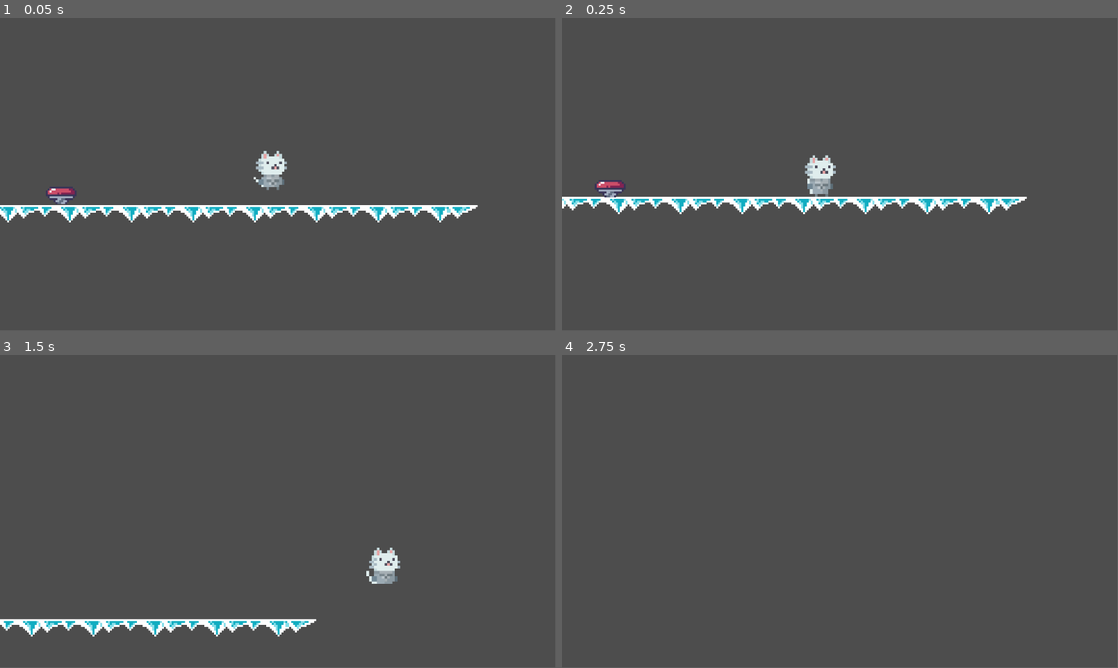
Above: before the commit, frames 1-4 (two rows, left to right).
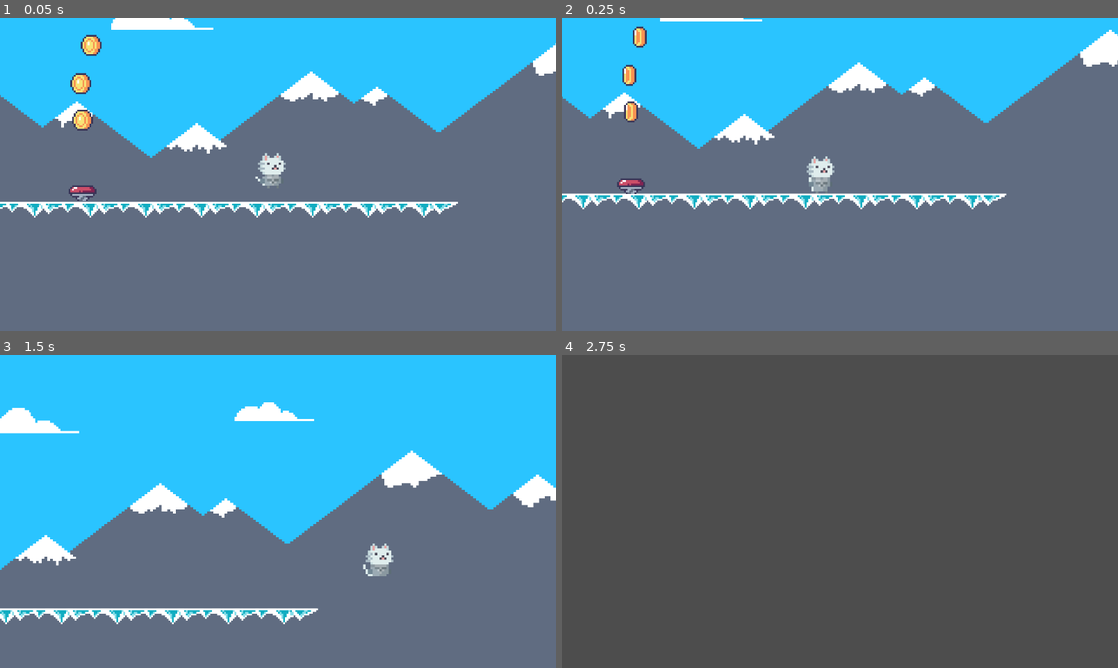
Above: after the commit, the same moments.

Repository: Adri-Bagas/GAME-GODOT-ACTION-PLATFORMER
Game: Godot game, scene res://SCENE/test_scene.tscn
Two runs of this game, one before a commit and one after it. Both use one fixed random seed, a clock stepped at 60 frames per second and the inputs below.
Inputs:
- Up to frame 1 (0.05 s): no input
- Up to frame 2 (0.25 s): no input
- Up to frame 3 (1.5 s): tap Enter (ui_accept) at 0.5, 0.6, 0.77, 1.07 s; hold D (TRADRIGHT) from 0.53 s (still down); tap J (ATTACK) at 1.35 s
- Up to frame 4 (2.75 s): tap Enter (ui_accept) at 1.52, 1.55, 1.82, 2.3 s; release D (TRADRIGHT) at 2.03 s; hold A (TRADLEFT) from 2.03 s (still down); tap Shift (SPRINT) at 2.1 s
In our replay, the window is 799x449 before the commit and 800x450 after it. These sizes can differ from the game's own. Grey fills any space a smaller window leaves; there, only what the larger window draws over its background counts as a difference.

The runs differ from the first frame. In frame 1, 99% of the frame differs, in the area x 0-100%, y 0-100%; in frame 2, 99%; in frame 3, 99%; in frame 4, only the window size differs.

Commit message:
background and fixes

Diff:
--- /dev/null
+++ b/BACKGROUND/background.tscn
@@ -0,0 +1,536 @@
+[gd_scene load_steps=3 format=3 uid="uid://bd5h7dgh8wa2a"]
+
+[ext_resource type="Texture2D" uid="uid://jj086c3kib1t" path="res://Rocky Roads/Backgrounds/mountains_a.png" id="1_0qt1p"]
+[ext_resource type="Texture2D" uid="uid://bq7u1pf5gkv1r" path="res://Rocky Roads/Deco/clouds.png" id="1_ycy6u"]
+
+[node name="ParallaxBackground" type="ParallaxBackground"]
+follow_viewport_enabled = true
+follow_viewport_scale = 0.6
+scroll_limit_end = Vector2(10000, 0)
+
+[node name="SKY" type="ParallaxLayer" parent="."]
+motion_scale = Vector2(0.6, 0.6)
+
+[node name="ColorRect" type="ColorRect" parent="SKY"]
+offset_left = -2100.0
+offset_top = -967.0
+offset_right = 6317.0
+offset_bottom = 40.0
+color = Color(0.164706, 0.768627, 1, 1)
+
+[node name="Cloud1" type="Sprite2D" parent="SKY"]
+position = Vector2(378.667, -131.667)
+scale = Vector2(2, 2)
+texture = ExtResource("1_ycy6u")
+vframes = 3
+
+[node name="Cloud2" type="Sprite2D" parent="SKY"]
+position = Vector2(185.333, -170)
+scale = Vector2(2, 2)
+texture = ExtResource("1_ycy6u")
+vframes = 3
+frame = 1
+
+[node name="Cloud3" type="Sprite2D" parent="SKY"]
+position = Vector2(612, -143.334)
+scale = Vector2(2, 2)
+texture = ExtResource("1_ycy6u")
+vframes = 3
+frame = 1
+
+[node name="Cloud4" type="Sprite2D" parent="SKY"]
+position = Vector2(3.6665, -98.3335)
+scale = Vector2(2, 2)
+texture = ExtResource("1_ycy6u")
+vframes = 3
+frame = 2
+
+[node name="Cloud5" type="Sprite2D" parent="SKY"]
+position = Vector2(-109.667, -170)
+scale = Vector2(2, 2)
+texture = ExtResource("1_ycy6u")
+vframes = 3
+
+[node name="Cloud6" type="Sprite2D" parent="SKY"]
+position = Vector2(1330.67, -177)
+scale = Vector2(2, 2)
+texture = ExtResource("1_ycy6u")
+vframes = 3
+
+[node name="Cloud7" type="Sprite2D" parent="SKY"]
+position = Vector2(1137.33, -215.334)
+scale = Vector2(2, 2)
+texture = ExtResource("1_ycy6u")
+vframes = 3
+frame = 2
+
+[node name="Cloud8" type="Sprite2D" parent="SKY"]
+position = Vector2(1564, -188.667)
+scale = Vector2(2, 2)
+texture = ExtResource("1_ycy6u")
+vframes = 3
+frame = 1
+
+[node name="Cloud9" type="Sprite2D" parent="SKY"]
+position = Vector2(955.666, -143.667)
+scale = Vector2(2, 2)
+texture = ExtResource("1_ycy6u")
+vframes = 3
+frame = 1
+
+[node name="Cloud10" type="Sprite2D" parent="SKY"]
+position = Vector2(842.333, -215.334)
+scale = Vector2(2, 2)
+texture = ExtResource("1_ycy6u")
+vframes = 3
+
+[node name="Cloud11" type="Sprite2D" parent="SKY"]
+position = Vector2(-1459.67, -135)
+scale = Vector2(2, 2)
+texture = ExtResource("1_ycy6u")
+vframes = 3
+
+[node name="Cloud12" type="Sprite2D" parent="SKY"]
+position = Vector2(-1653, -173.334)
+scale = Vector2(2, 2)
+texture = ExtResource("1_ycy6u")
+vframes = 3
+frame = 1
+
+[node name="Cloud13" type="Sprite2D" parent="SKY"]
+position = Vector2(-1226.33, -146.667)
+scale = Vector2(2, 2)
+texture = ExtResource("1_ycy6u")
+vframes = 3
+frame = 1
+
+[node name="Cloud14" type="Sprite2D" parent="SKY"]
+position = Vector2(-1834.67, -101.667)
+scale = Vector2(2, 2)
+texture = ExtResource("1_ycy6u")
+vframes = 3
+frame = 2
+
+[node name="Cloud15" type="Sprite2D" parent="SKY"]
+position = Vector2(-1948, -173.334)
+scale = Vector2(2, 2)
+texture = ExtResource("1_ycy6u")
+vframes = 3
+
+[node name="Cloud16" type="Sprite2D" parent="SKY"]
+position = Vector2(-507.667, -180.334)
+scale = Vector2(2, 2)
+texture = ExtResource("1_ycy6u")
+vframes = 3
+
+[node name="Cloud17" type="Sprite2D" parent="SKY"]
+position = Vector2(-701.001, -218.667)
+scale = Vector2(2, 2)
+texture = ExtResource("1_ycy6u")
+vframes = 3
+frame = 2
+
+[node name="Cloud18" type="Sprite2D" parent="SKY"]
+position = Vector2(-274.334, -192)
+scale = Vector2(2, 2)
+texture = ExtResource("1_ycy6u")
+vframes = 3
+frame = 1
+
+[node name="Cloud19" type="Sprite2D" parent="SKY"]
+position = Vector2(-882.668, -147)
+scale = Vector2(2, 2)
+texture = ExtResource("1_ycy6u")
+vframes = 3
+frame = 1
+
+[node name="Cloud20" type="Sprite2D" parent="SKY"]
+position = Vector2(-996, -218.667)
+scale = Vector2(2, 2)
+texture = ExtResource("1_ycy6u")
+vframes = 3
+
+[node name="Cloud21" type="Sprite2D" parent="SKY"]
+position = Vector2(4532.33, -255.334)
+scale = Vector2(2, 2)
+texture = ExtResource("1_ycy6u")
+vframes = 3
+
+[node name="Cloud22" type="Sprite2D" parent="SKY"]
+position = Vector2(2230.33, -175)
+scale = Vector2(2, 2)
+texture = ExtResource("1_ycy6u")
+vframes = 3
+
+[node name="Cloud23" type="Sprite2D" parent="SKY"]
+position = Vector2(2037, -213.334)
+scale = Vector2(2, 2)
+texture = ExtResource("1_ycy6u")
+vframes = 3
+frame = 1
+
+[node name="Cloud24" type="Sprite2D" parent="SKY"]
+position = Vector2(2463.67, -186.667)
+scale = Vector2(2, 2)
+texture = ExtResource("1_ycy6u")
+vframes = 3
+frame = 1
+
+[node name="Cloud25" type="Sprite2D" parent="SKY"]
+position = Vector2(1855.33, -141.667)
+scale = Vector2(2, 2)
+texture = ExtResource("1_ycy6u")
+vframes = 3
+frame = 2
+
+[node name="Cloud26" type="Sprite2D" parent="SKY"]
+position = Vector2(1742, -213.334)
+scale = Vector2(2, 2)
+texture = ExtResource("1_ycy6u")
+vframes = 3
+
+[node name="Cloud27" type="Sprite2D" parent="SKY"]
+position = Vector2(3182.33, -220.334)
+scale = Vector2(2, 2)
+texture = ExtResource("1_ycy6u")
+vframes = 3
+
+[node name="Cloud28" type="Sprite2D" parent="SKY"]
+position = Vector2(2989, -258.667)
+scale = Vector2(2, 2)
+texture = ExtResource("1_ycy6u")
+vframes = 3
+frame = 2
+
+[node name="Cloud29" type="Sprite2D" parent="SKY"]
+position = Vector2(3415.67, -232)
+scale = Vector2(2, 2)
+texture = ExtResource("1_ycy6u")
+vframes = 3
+frame = 1
+
+[node name="Cloud30" type="Sprite2D" parent="SKY"]
+position = Vector2(2807.33, -187)
+scale = Vector2(2, 2)
+texture = ExtResource("1_ycy6u")
+vframes = 3
+frame = 1
+
+[node name="Cloud31" type="Sprite2D" parent="SKY"]
+position = Vector2(2694, -258.667)
+scale = Vector2(2, 2)
+texture = ExtResource("1_ycy6u")
+vframes = 3
+
+[node name="Cloud32" type="Sprite2D" parent="SKY"]
+position = Vector2(4532.33, -255.334)
+scale = Vector2(2, 2)
+texture = ExtResource("1_ycy6u")
+vframes = 3
+
+[node name="Cloud33" type="Sprite2D" parent="SKY"]
+position = Vector2(2230.33, -175)
+scale = Vector2(2, 2)
+texture = ExtResource("1_ycy6u")
+vframes = 3
+
+[node name="Cloud34" type="Sprite2D" parent="SKY"]
+position = Vector2(2037, -213.334)
+scale = Vector2(2, 2)
+texture = ExtResource("1_ycy6u")
+vframes = 3
+frame = 1
+
+[node name="Cloud35" type="Sprite2D" parent="SKY"]
+position = Vector2(2463.67, -186.667)
+scale = Vector2(2, 2)
+texture = ExtResource("1_ycy6u")
+vframes = 3
+frame = 1
+
+[node name="Cloud36" type="Sprite2D" parent="SKY"]
+position = Vector2(1855.33, -141.667)
+scale = Vector2(2, 2)
+texture = ExtResource("1_ycy6u")
+vframes = 3
+frame = 2
+
+[node name="Cloud37" type="Sprite2D" parent="SKY"]
+position = Vector2(1742, -213.334)
+scale = Vector2(2, 2)
+texture = ExtResource("1_ycy6u")
+vframes = 3
+
+[node name="Cloud38" type="Sprite2D" parent="SKY"]
+position = Vector2(3182.33, -220.334)
+scale = Vector2(2, 2)
+texture = ExtResource("1_ycy6u")
+vframes = 3
+
+[node name="Cloud39" type="Sprite2D" parent="SKY"]
+position = Vector2(2989, -258.667)
+scale = Vector2(2, 2)
+texture = ExtResource("1_ycy6u")
+vframes = 3
+frame = 2
+
+[node name="Cloud40" type="Sprite2D" parent="SKY"]
+position = Vector2(3415.67, -232)
+scale = Vector2(2, 2)
+texture = ExtResource("1_ycy6u")
+vframes = 3
+frame = 1
+
+[node name="Cloud41" type="Sprite2D" parent="SKY"]
+position = Vector2(2807.33, -187)
+scale = Vector2(2, 2)
+texture = ExtResource("1_ycy6u")
+vframes = 3
+frame = 1
+
+[node name="Cloud42" type="Sprite2D" parent="SKY"]
+position = Vector2(2694, -258.667)
+scale = Vector2(2, 2)
+texture = ExtResource("1_ycy6u")
+vframes = 3
+
+[node name="Cloud43" type="Sprite2D" parent="SKY"]
+position = Vector2(4745.67, -228.667)
+scale = Vector2(2, 2)
+texture = ExtResource("1_ycy6u")
+vframes = 3
+frame = 1
+
+[node name="Cloud44" type="Sprite2D" parent="SKY"]
+position = Vector2(4632.33, -300.334)
+scale = Vector2(2, 2)
+texture = ExtResource("1_ycy6u")
+vframes = 3
+
+[node name="Cloud45" type="Sprite2D" parent="SKY"]
+position = Vector2(6470.67, -297)
+scale = Vector2(2, 2)
+texture = ExtResource("1_ycy6u")
+vframes = 3
+
+[node name="Cloud46" type="Sprite2D" parent="SKY"]
+position = Vector2(4168.67, -216.667)
+scale = Vector2(2, 2)
+texture = ExtResource("1_ycy6u")
+vframes = 3
+
+[node name="Cloud47" type="Sprite2D" parent="SKY"]
+position = Vector2(3975.33, -255.001)
+scale = Vector2(2, 2)
+texture = ExtResource("1_ycy6u")
+vframes = 3
+frame = 1
+
+[node name="Cloud48" type="Sprite2D" parent="SKY"]
+position = Vector2(4402, -228.334)
+scale = Vector2(2, 2)
+texture = ExtResource("1_ycy6u")
+vframes = 3
+frame = 1
+
+[node name="Cloud49" type="Sprite2D" parent="SKY"]
+position = Vector2(3793.67, -183.334)
+scale = Vector2(2, 2)
+texture = ExtResource("1_ycy6u")
+vframes = 3
+frame = 2
+
+[node name="Cloud50" type="Sprite2D" parent="SKY"]
+position = Vector2(3680.33, -255.001)
+scale = Vector2(2, 2)
+texture = ExtResource("1_ycy6u")
+vframes = 3
+
+[node name="Cloud51" type="Sprite2D" parent="SKY"]
+position = Vector2(5120.67, -262)
+scale = Vector2(2, 2)
+texture = ExtResource("1_ycy6u")
+vframes = 3
+
+[node name="Cloud52" type="Sprite2D" parent="SKY"]
+position = Vector2(4927.33, -300.334)
+scale = Vector2(2, 2)
+texture = ExtResource("1_ycy6u")
+vframes = 3
+frame = 2
+
+[node name="Cloud53" type="Sprite2D" parent="SKY"]
+position = Vector2(5354, -273.667)
+scale = Vector2(2, 2)
+texture = ExtResource("1_ycy6u")
+vframes = 3
+frame = 1
+
+[node name="Cloud54" type="Sprite2D" parent="SKY"]
+position = Vector2(4745.67, -228.667)
+scale = Vector2(2, 2)
+texture = ExtResource("1_ycy6u")
+vframes = 3
+frame = 1
+
+[node name="Cloud55" type="Sprite2D" parent="SKY"]
+position = Vector2(4632.33, -300.334)
+scale = Vector2(2, 2)
+texture = ExtResource("1_ycy6u")
+vframes = 3
+
+[node name="Cloud56" type="Sprite2D" parent="SKY"]
+position = Vector2(5582.33, -178.667)
+scale = Vector2(2, 2)
+texture = ExtResource("1_ycy6u")
+vframes = 3
+frame = 1
+
+[node name="Cloud57" type="Sprite2D" parent="SKY"]
+position = Vector2(5469, -250.334)
+scale = Vector2(2, 2)
+texture = ExtResource("1_ycy6u")
+vframes = 3
+
+[node name="Cloud58" type="Sprite2D" parent="SKY"]
+position = Vector2(7307.33, -247)
+scale = Vector2(2, 2)
+texture = ExtResource("1_ycy6u")
+vframes = 3
+
+[node name="Cloud59" type="Sprite2D" parent="SKY"]
+position = Vector2(5005.33, -166.667)
+scale = Vector2(2, 2)
+texture = ExtResource("1_ycy6u")
+vframes = 3
+
+[node name="Cloud60" type="Sprite2D" parent="SKY"]
+position = Vector2(4812, -205.001)
+scale = Vector2(2, 2)
+texture = ExtResource("1_ycy6u")
+vframes = 3
+frame = 1
+
+[node name="Cloud61" type="Sprite2D" parent="SKY"]
+position = Vector2(5238.67, -178.334)
+scale = Vector2(2, 2)
+texture = ExtResource("1_ycy6u")
+vframes = 3
+frame = 1
+
+[node name="Cloud62" type="Sprite2D" parent="SKY"]
+position = Vector2(4630.33, -133.334)
+scale = Vector2(2, 2)
+texture = ExtResource("1_ycy6u")
+vframes = 3
+frame = 2
+
+[node name="Cloud63" type="Sprite2D" parent="SKY"]
+position = Vector2(4517, -205.001)
+scale = Vector2(2, 2)
+texture = ExtResource("1_ycy6u")
+vframes = 3
+
+[node name="Cloud64" type="Sprite2D" parent="SKY"]
+position = Vector2(5957.33, -212)
+scale = Vector2(2, 2)
+texture = ExtResource("1_ycy6u")
+vframes = 3
+
+[node name="Cloud65" type="Sprite2D" parent="SKY"]
+position = Vector2(5764, -250.334)
+scale = Vector2(2, 2)
+texture = ExtResource("1_ycy6u")
+vframes = 3
+frame = 2
+
+[node name="Cloud66" type="Sprite2D" parent="SKY"]
+position = Vector2(6190.67, -223.667)
+scale = Vector2(2, 2)
+texture = ExtResource("1_ycy6u")
+vframes = 3
+frame = 1
+
+[node name="Cloud67" type="Sprite2D" parent="SKY"]
+position = Vector2(5582.33, -178.667)
+scale = Vector2(2, 2)
+texture = ExtResource("1_ycy6u")
+vframes = 3
+frame = 1
+
+[node name="Cloud68" type="Sprite2D" parent="SKY"]
+position = Vector2(5469, -250.334)
+scale = Vector2(2, 2)
+texture = ExtResource("1_ycy6u")
+vframes = 3
+
+[node name="MOUNTAIN" type="ParallaxLayer" parent="."]
+position = Vector2(0, 9.53674e-06)
+motion_scale = Vector2(0.8, 0.8)
+
+[node name="Sprite2D" type="Sprite2D" parent="MOUNTAIN"]
+position = Vector2(354, -17.7777)
+scale = Vector2(2.74219, 2.07031)
+texture = ExtResource("1_0qt1p")
+
+[node name="Sprite2D2" type="Sprite2D" parent="MOUNTAIN"]
+position = Vector2(1056, -17.7777)
+scale = Vector2(2.74219, 2.07031)
+texture = ExtResource("1_0qt1p")
+
+[node name="Sprite2D3" type="Sprite2D" parent="MOUNTAIN"]
+position = Vector2(1758, -17.7777)
+scale = Vector2(2.74219, 2.07031)
+texture = ExtResource("1_0qt1p")
+
+[node name="Sprite2D4" type="Sprite2D" parent="MOUNTAIN"]
+position = Vector2(-1752, -18.2777)
+scale = Vector2(2.74219, 2.07031)
+texture = ExtResource("1_0qt1p")
+
+[node name="Sprite2D5" type="Sprite2D" parent="MOUNTAIN"]
+position = Vector2(-1050, -18.2777)
+scale = Vector2(2.74219, 2.07031)
+texture = ExtResource("1_0qt1p")
+
+[node name="Sprite2D6" type="Sprite2D" parent="MOUNTAIN"]
+position = Vector2(-348, -18.2777)
+scale = Vector2(2.74219, 2.07031)
+texture = ExtResource("1_0qt1p")
+
+[node name="Sprite2D7" type="Sprite2D" parent="MOUNTAIN"]
+position = Vector2(4565, -14.7778)
+scale = Vector2(2.74219, 2.07031)
+texture = ExtResource("1_0qt1p")
+
+[node name="Sprite2D8" type="Sprite2D" parent="MOUNTAIN"]
+position = Vector2(5267, -14.7778)
+scale = Vector2(2.74219, 2.07031)
+texture = ExtResource("1_0qt1p")
+
+[node name="Sprite2D9" type="Sprite2D" parent="MOUNTAIN"]
+position = Vector2(5969, -14.7778)
+scale = Vector2(2.74219, 2.07031)
+texture = ExtResource("1_0qt1p")
+
+[node name="Sprite2D10" type="Sprite2D" parent="MOUNTAIN"]
+position = Vector2(2460, -17.2777)
+scale = Vector2(2.74219, 2.07031)
+texture = ExtResource("1_0qt1p")
+
+[node name="Sprite2D11" type="Sprite2D" parent="MOUNTAIN"]
+position = Vector2(3161, -15.2778)
+scale = Vector2(2.74219, 2.07031)
+texture = ExtResource("1_0qt1p")
+
+[node name="Sprite2D12" type="Sprite2D" parent="MOUNTAIN"]
+position = Vector2(3863, -15.2778)
+scale = Vector2(2.74219, 2.07031)
+texture = ExtResource("1_0qt1p")
+
+[node name="ColorRect" type="ColorRect" parent="MOUNTAIN"]
+offset_left = -2102.86
+offset_top = 112.857
+offset_right = 6321.14
+offset_bottom = 425.857
+color = Color(0.376471, 0.423529, 0.505882, 1)
--- a/CHARACTER/player.gd
+++ b/CHARACTER/player.gd
@@ -1,39 +1,38 @@
 extends CharacterBody2D
 
+# inventory and stats
 @export var WALK_SPEED : float = 150.0
 @export var RUN_SPEED : float = 300.0
 @export var JUMP_VELOCITY : float = -250.0
-
-# inventory and stats
 @export var health : float = 5
 @export var max_health : float = 5
 var coins : float = 0
 var points : float = 0
 
+#state
 var is_running : bool = false
 var is_jumping : bool = false
 var animation_lock : bool = false
 var movement_lock : bool = false
 var is_looking_to_left : bool = false
-var direction : Vector2 = Vector2.ZERO
-
+var direction : Vector2 = Vector2.ZERO #(0, 0)
 var is_dead : bool = false
 var has_died : bool = false
 
+#prerequisite
 @onready var animatedSprite2d : AnimatedSprite2D = $AnimatedSprite2D
 @onready var attackArea1 : Area2D = $AttackArea1
 
 var gravity = ProjectSettings.get_setting("physics/2d/default_gravity")
 
 func _physics_process(delta):
-
 	if not is_dead && not has_died:
 		if not is_on_floor():
 			velocity.y += gravity * delta
 		else:
 			is_jumping = false
 		if not movement_lock:
-			if Input.is_action_just_pressed("ui_accept"):
+			if Input.is_action_just_pressed("ui_accept"): #"ui_accept == spacebar"
 				if not is_jumping:
 					velocity.y = JUMP_VELOCITY
 					is_jumping = true
--- a/ENEMIES/polar_bear.tscn
+++ b/ENEMIES/polar_bear.tscn
@@ -121,10 +121,9 @@
 [node name="AnimatedSprite2D" type="AnimatedSprite2D" parent="."]
 position = Vector2(-1, -7)
 sprite_frames = SubResource("SpriteFrames_pm221")
-animation = &"die"
+animation = &"idle"
 autoplay = "idle"
-frame = 5
-frame_progress = 1.0
+frame_progress = 0.375451
 
 [node name="DetectArea" type="Area2D" parent="."]
 
--- /dev/null
+++ b/SCENE/MountainsA.gd
@@ -0,0 +1,7 @@
+extends Sprite2D
+
+@onready var camera : Camera2D = get_parent().get_node("Player/PlayerCamera")
+
+func _physics_process(delta):
+	if camera:
+		position = camera.global_position
--- a/SCENE/test_scene.tscn
+++ b/SCENE/test_scene.tscn
@@ -1,11 +1,13 @@
-[gd_scene load_steps=9 format=3 uid="uid://ble7c7om7s76b"]
+[gd_scene load_steps=11 format=3 uid="uid://ble7c7om7s76b"]
 
 [ext_resource type="PackedScene" uid="uid://dmadcl8w7j7ws" path="res://CHARACTER/player.tscn" id="1_dvf51"]
+[ext_resource type="PackedScene" uid="uid://bd5h7dgh8wa2a" path="res://BACKGROUND/background.tscn" id="1_nye7u"]
 [ext_resource type="Texture2D" uid="uid://bldjmmsejxn7c" path="res://Rocky Roads/Tilesets/tileset_snow_1.png" id="2_2uppt"]
 [ext_resource type="PackedScene" uid="uid://cphwqbcs7bsca" path="res://player_camera.tscn" id="2_s4e42"]
 [ext_resource type="PackedScene" uid="uid://bj3fga5blwnkh" path="res://ENEMIES/ice_spikes.tscn" id="3_catm1"]
 [ext_resource type="PackedScene" uid="uid://c5lamak37nt5l" path="res://ENEMIES/polar_bear.tscn" id="4_lf60u"]
 [ext_resource type="PackedScene" uid="uid://uej34k70aram" path="res://OBJECTS/bounce_pad.tscn" id="5_w17vx"]
+[ext_resource type="PackedScene" uid="uid://bbg1sckijkkj4" path="res://coin.tscn" id="9_s3fxt"]
 
 [sub_resource type="TileSetAtlasSource" id="TileSetAtlasSource_fa3x6"]
 texture = ExtResource("2_2uppt")
@@ -136,6 +138,8 @@
 
 [node name="TestScene" type="Node2D"]
 
+[node name="Background" parent="." instance=ExtResource("1_nye7u")]
+
 [node name="Player" parent="." instance=ExtResource("1_dvf51")]
 position = Vector2(357, 46)
 
@@ -154,3 +158,12 @@
 
 [node name="BouncePad" parent="." instance=ExtResource("5_w17vx")]
 position = Vector2(248, 58)
+
+[node name="Coin" parent="." instance=ExtResource("9_s3fxt")]
+position = Vector2(248, 17)
+
+[node name="Coin2" parent="." instance=ExtResource("9_s3fxt")]
+position = Vector2(247, -4)
+
+[node name="Coin3" parent="." instance=ExtResource("9_s3fxt")]
+position = Vector2(253, -26)
--- a/project.godot
+++ b/project.godot
@@ -17,6 +17,8 @@
 
 [display]
 
+window/size/viewport_width=1280
+window/size/viewport_height=720
 window/stretch/scale=4.0
 
 [dotnet]
Not shown, changed: Rocky Roads/Deco/clouds.png.import
